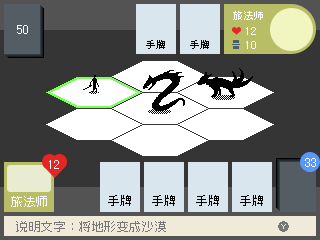
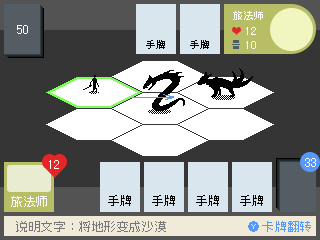
Before/after of a 320 x 240 layered artwork. What changed in the layer stack:
added layer "图层 14" in group "头像 拷贝" over [132, 94, 174, 100]
added layer "卡牌翻转" in group "头像 拷贝" over [262, 221, 311, 232]
painted on "图层 13" over [248, 221, 289, 232]
